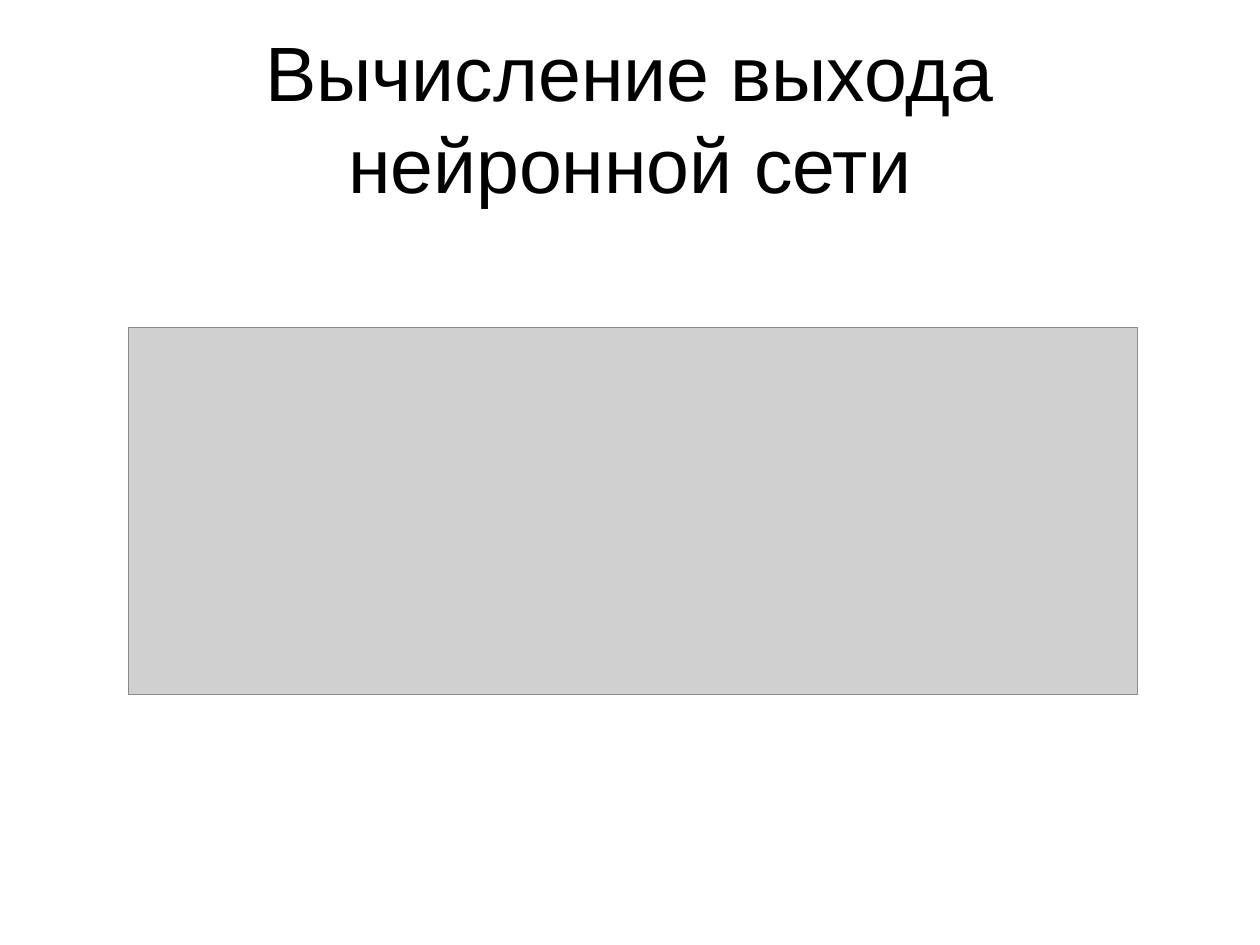
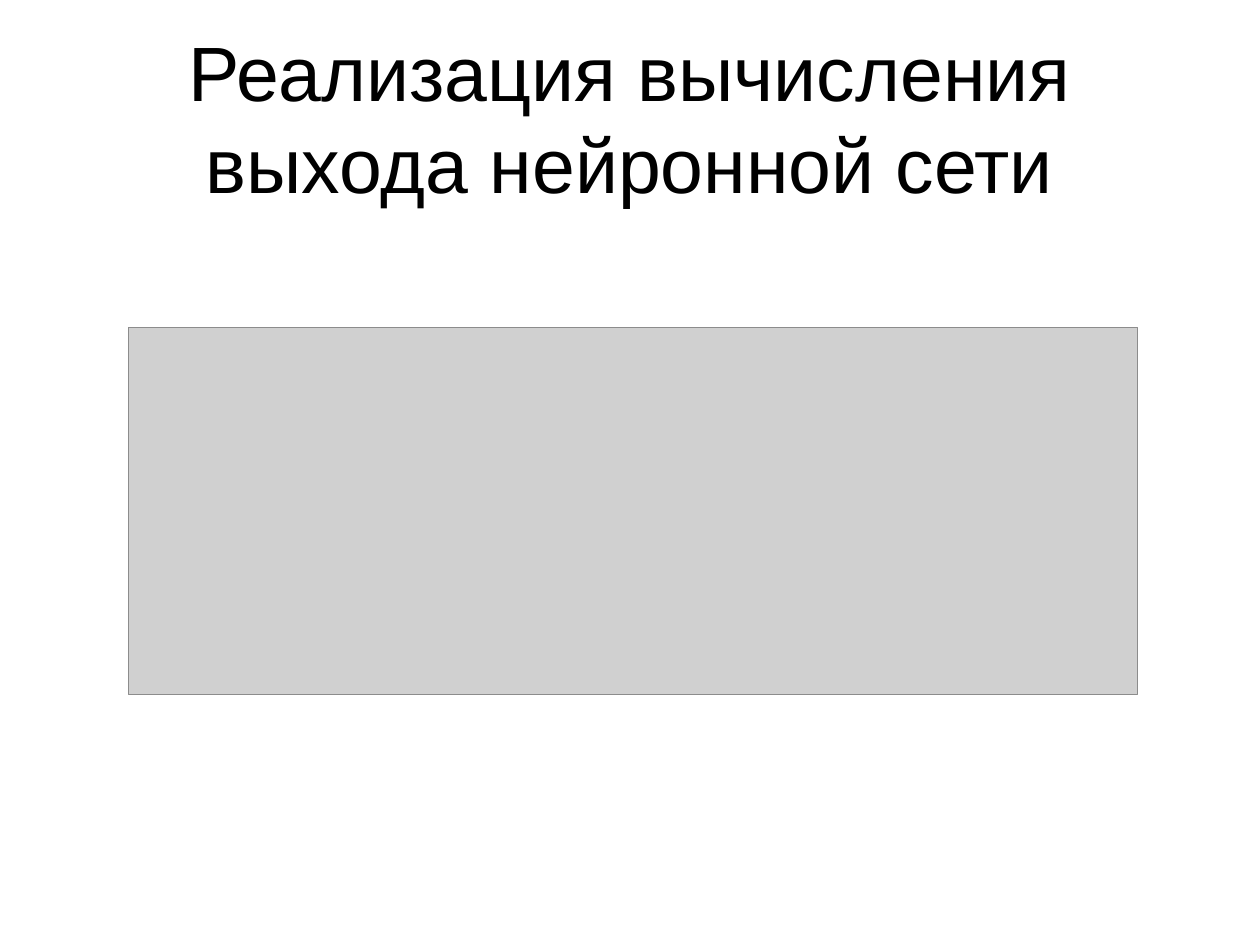
Before and after one commit to ViktorTarasenko/networkSecurityAnalyzer, a slide deck: slide 8 of презентация.pptx. Drawn at 1260x945 pixels with LibreOffice and Linux fonts; fonts in the diff are those of the drawing; grey boxes stand for pictures. Boxes give left, top, right and bottom in pixels: in the first picture for what was removed or moved away, otherwise in the second. Text is boxed around its words. In the diff, an @@ line names an element or a change of style, - is before the commit and + after.

```diff
--- a/презентация.pptx
+++ b/презентация.pptx
@@ text at (x1=188, y1=48, x2=1071, y2=208): text changed @@
-Вычисление выхода нейронной сети
+Реализация вычисления выхода нейронной сети
```
Also in this commit, not shown: 9 other slides changed, 8 slides added, 8 slides removed, 1 other file.
